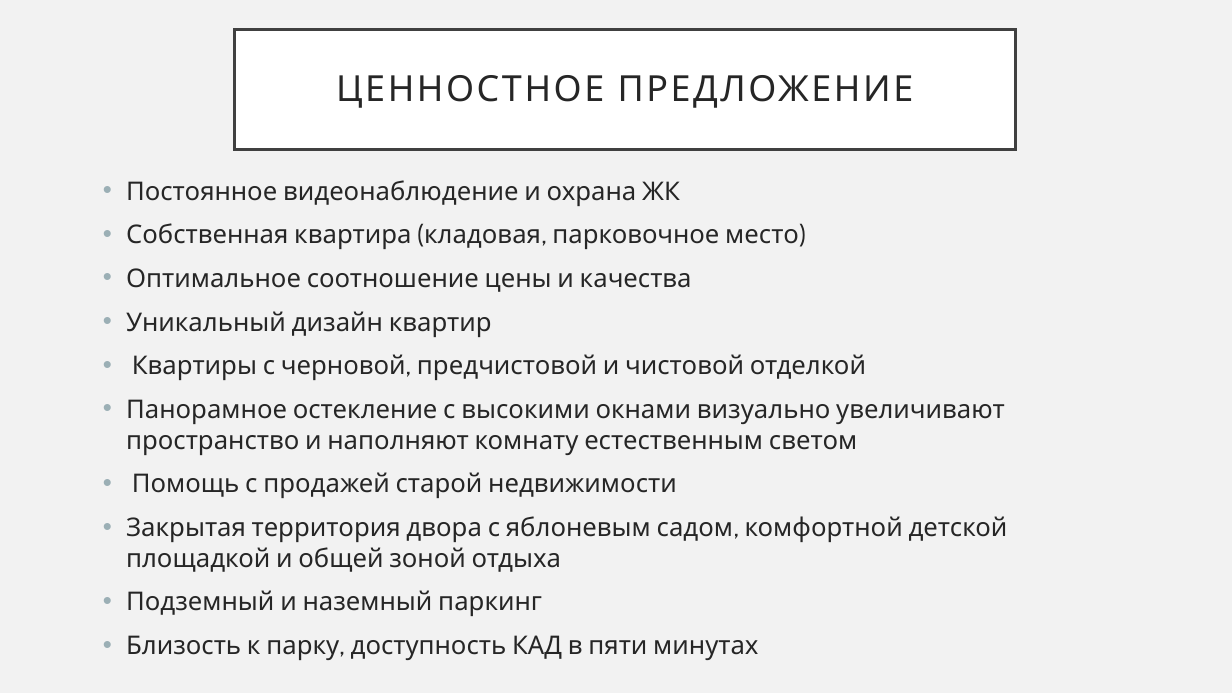
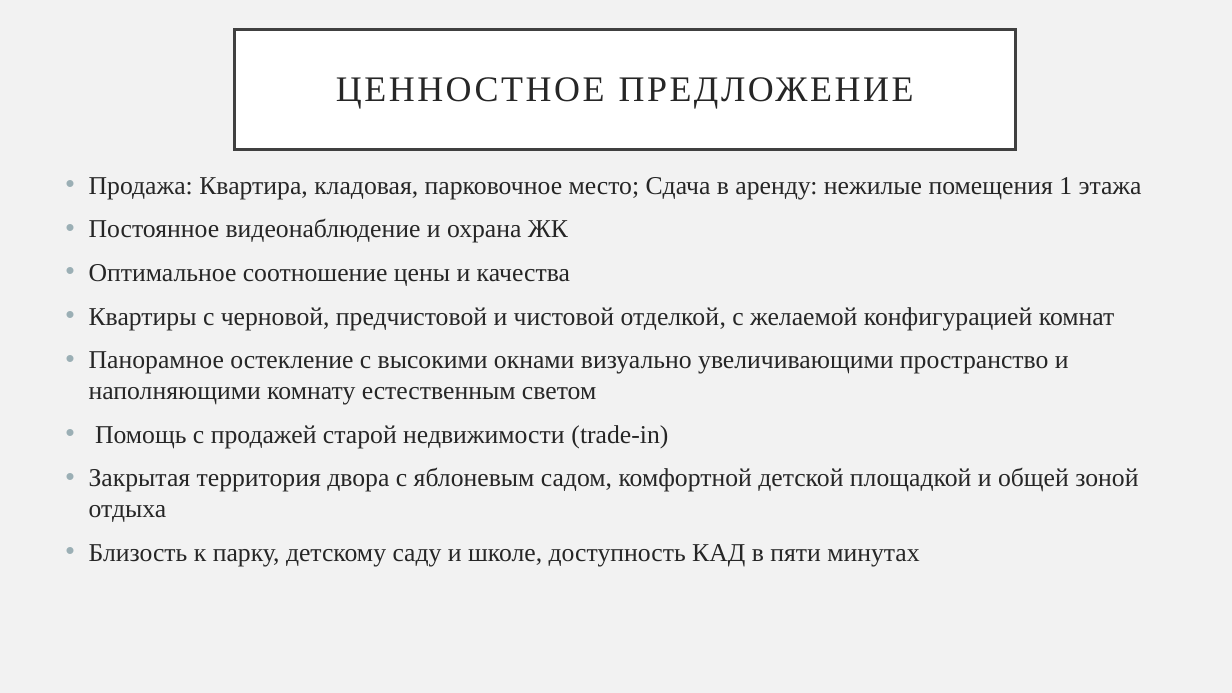
Before and after one commit to DnineO/3-term-of-SPBSTU, a slide deck: slide 1 of Бизнес-планирование в строительстве/Ценностное предложение.pptx. Drawn at 1232x693 pixels with LibreOffice and Linux fonts; fonts in the diff are those of the drawing. Boxes give left, top, right and bottom in pixels: in the first picture for what was removed or moved away, otherwise in the second. Text is boxed around its words. In the diff, an @@ line names an element or a change of style, - is before the commit and + after.

```diff
--- a/Бизнес-планирование в строительстве/Ценностное предложение.pptx
+++ b/Бизнес-планирование в строительстве/Ценностное предложение.pptx
@@ title "ЦЕННОСТНОЕ ПРЕДЛОЖЕНИЕ" at box(235, 30, 1016, 150): font Cabin to Times New Roman @@
@@ text "Продажа: Квартира, кладовая, парковочное место; ...": place and size @@
-text "Продажа: Квартира, кладовая, парковочное место; ..." at box(126, 180, 1008, 660)
+text "Продажа: Квартира, кладовая, парковочное место; ..." at box(89, 177, 1142, 566)
@@ text at box(89, 177, 1142, 199): paragraph added @@
+• Продажа: Квартира, кладовая, парковочное место; Сдача в аренду: нежилые помещения 1 этажа
@@ text at box(89, 219, 1138, 522): font Cabin to Times New Roman in "Постоянное видеонаблюдение и охрана ЖК", "Оптимальное соотношение цены и качества", "Закрытая территория двора с яблоневым садом, комфортной ..." @@
@@ text at box(126, 223, 799, 249): paragraph removed @@
-• Собственная квартира (кладовая, парковочное место)
@@ text at box(89, 307, 1115, 448): text changed; font Cabin to Times New Roman @@
-• Уникальный дизайн квартир
-• Квартиры с черновой, предчистовой и чистовой отделкой
-• Панорамное остекление с высокими окнами визуально увеличивают пространство и наполняют комнату естественным светом
-• Помощь с продажей старой недвижимости
+• Квартиры с черновой, предчистовой и чистовой отделкой, с желаемой конфигурацией комнат
+• Панорамное остекление с высокими окнами визуально увеличивающими пространство и наполняющими комнату естественным светом
+• Помощь с продажей старой недвижимости (trade-in)
@@ text at box(89, 544, 919, 566): text changed; font Cabin to Times New Roman @@
-• Подземный и наземный паркинг
-• Близость к парку, доступность КАД в пяти минутах
+• Близость к парку, детскому саду и школе, доступность КАД в пяти минутах
```
Also in this commit, not shown: 2 other slides changed, 1 slide added.
